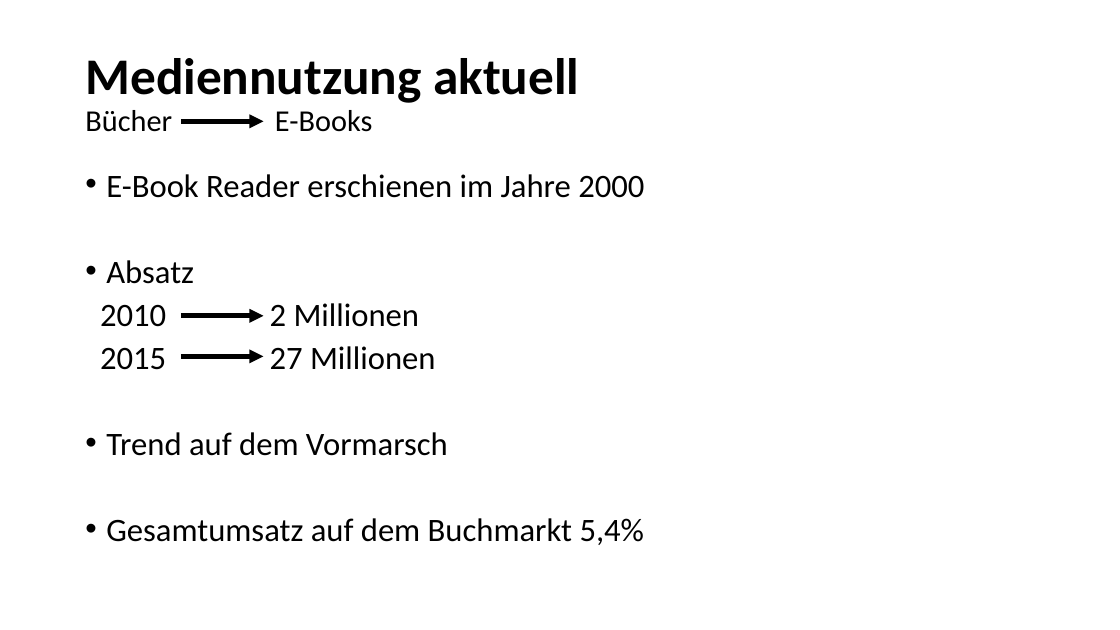
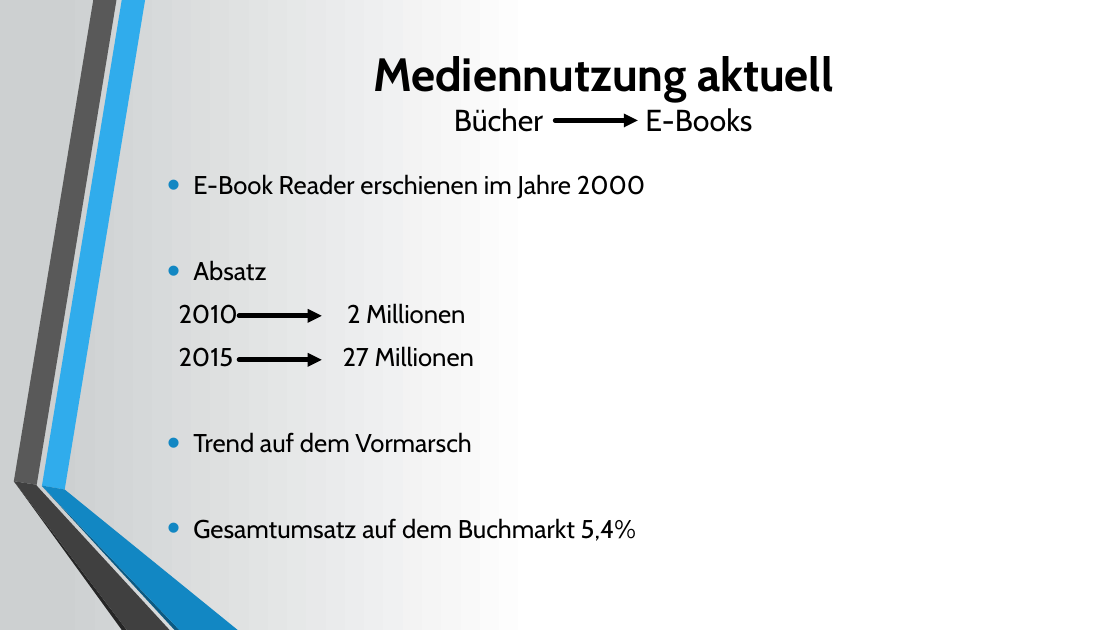
Before and after one commit to Seany1992/MuW, a slide deck: slide 6 of Medienwandel im 21.pptx. Drawn at 1120x630 pixels with LibreOffice and Linux fonts; fonts in the diff are those of the drawing. Boxes give left, top, right and bottom in pixels: in the first picture for what was removed or moved away, otherwise in the second. Text is boxed around its words. In the diff, an @@ line names an element or a change of style, - is before the commit and + after.

```diff
--- a/Medienwandel im 21.pptx
+++ b/Medienwandel im 21.pptx
@@ background #FFFFFF to gradient #CDD0D1 to #FFFFFF @@
@@ title "Mediennutzung aktuell Bücher E-Books": place and size @@
-title "Mediennutzung aktuell Bücher E-Books" at <box>85,58,579,132</box>
+title "Mediennutzung aktuell Bücher E-Books" at <box>373,56,833,132</box>
@@ title "Mediennutzung aktuell Bücher E-Books" at <box>373,56,833,132</box>: size 44 to 40 pt in "Mediennutzung aktuell"; font Calibri to Cabin; alignment left to centre; line spacing 0.9 to 1 @@
@@ arrow moved from (181, 121) - (264, 121) to (555, 120) - (638, 120) @@
@@ text "E-Book Reader erschienen im Jahre ...": place and size @@
-text "E-Book Reader erschienen im Jahre ..." at <box>100,174,645,545</box>
+text "E-Book Reader erschienen im Jahre ..." at <box>179,174,645,541</box>
@@ text "E-Book Reader erschienen im Jahre ..." at <box>179,174,645,541</box>: size 28 to 22 pt, font Calibri to Cabin; indent changed; line spacing 0.8 to 1; vertical alignment top to middle @@
@@ arrow moved from (181, 316) - (264, 316) to (239, 316) - (322, 316) @@
@@ arrow moved from (181, 356) - (264, 356) to (239, 360) - (322, 360) @@
@@ group added at <box>13,0,238,630</box>: 6 freeform shapes @@
```
Also in this commit, not shown: 10 other slides changed, 2 other files.
